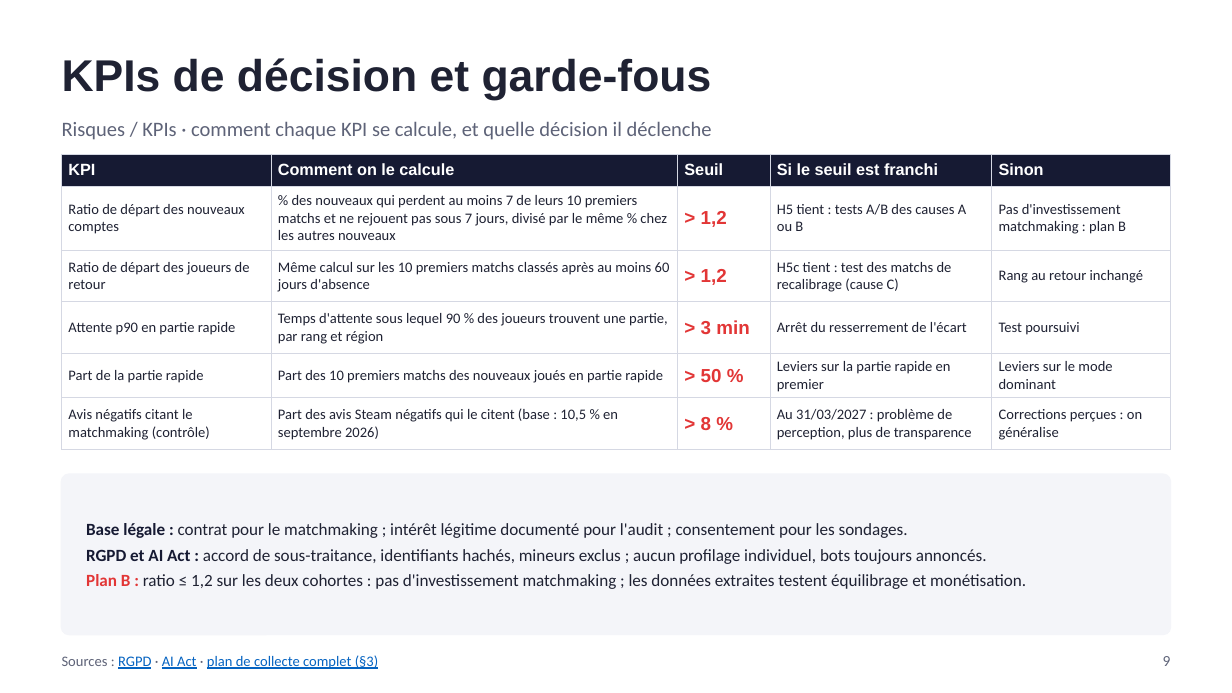
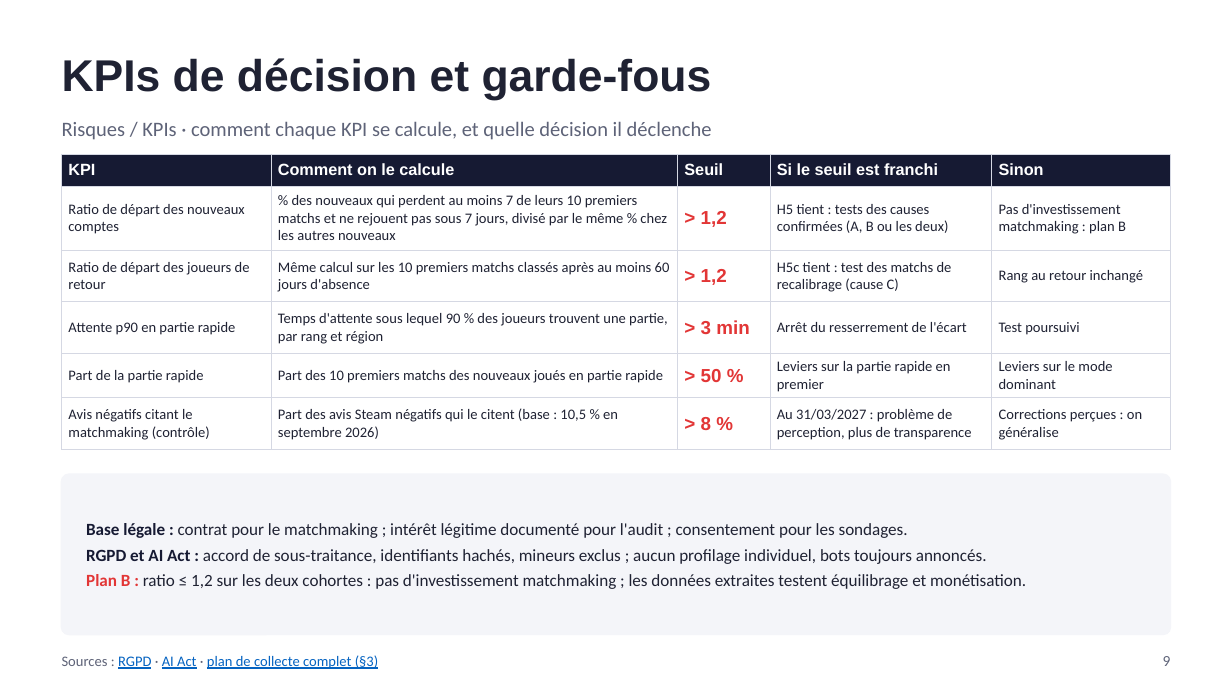
Before and after one commit to noeantoniov1-crypto/SOCIO, a slide deck: slide 9 of docs/presentation/pitch_marvel_rivals_netease.pptx. Drawn at 1232x693 pixels with LibreOffice and Linux fonts; fonts in the diff are those of the drawing. Boxes give left, top, right and bottom in pixels: in the first picture for what was removed or moved away, otherwise in the second. Text is boxed around its words. In the diff, an @@ line names an element or a change of style, - is before the commit and + after.

```diff
--- a/docs/presentation/pitch_marvel_rivals_netease.pptx
+++ b/docs/presentation/pitch_marvel_rivals_netease.pptx
@@ table at bbox=[62, 154, 1170, 444] @@
-row 2, column 4: H5 tient : tests A/B des causes A ou B
+row 2, column 4: H5 tient : tests des causes confirmées (A, B ou les deux)
```
Also in this commit, not shown: 3 other slides changed, 1 other file.
